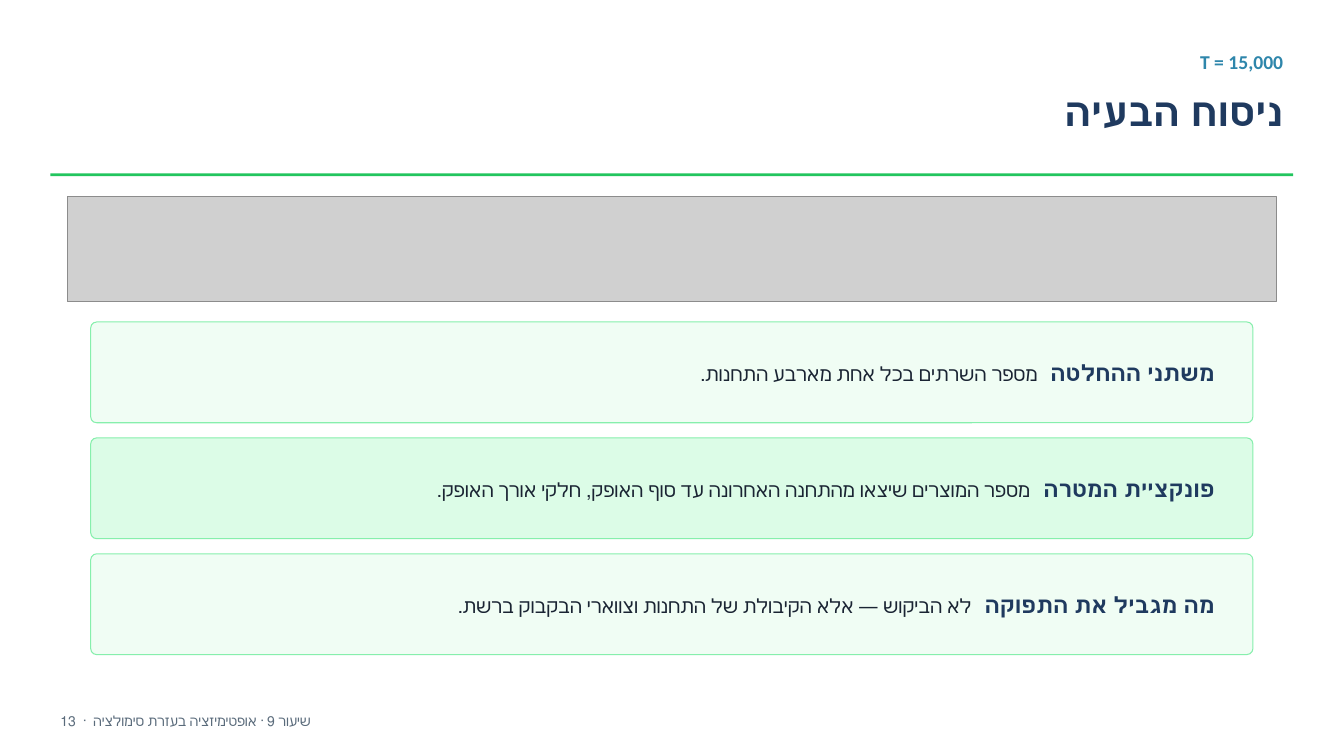
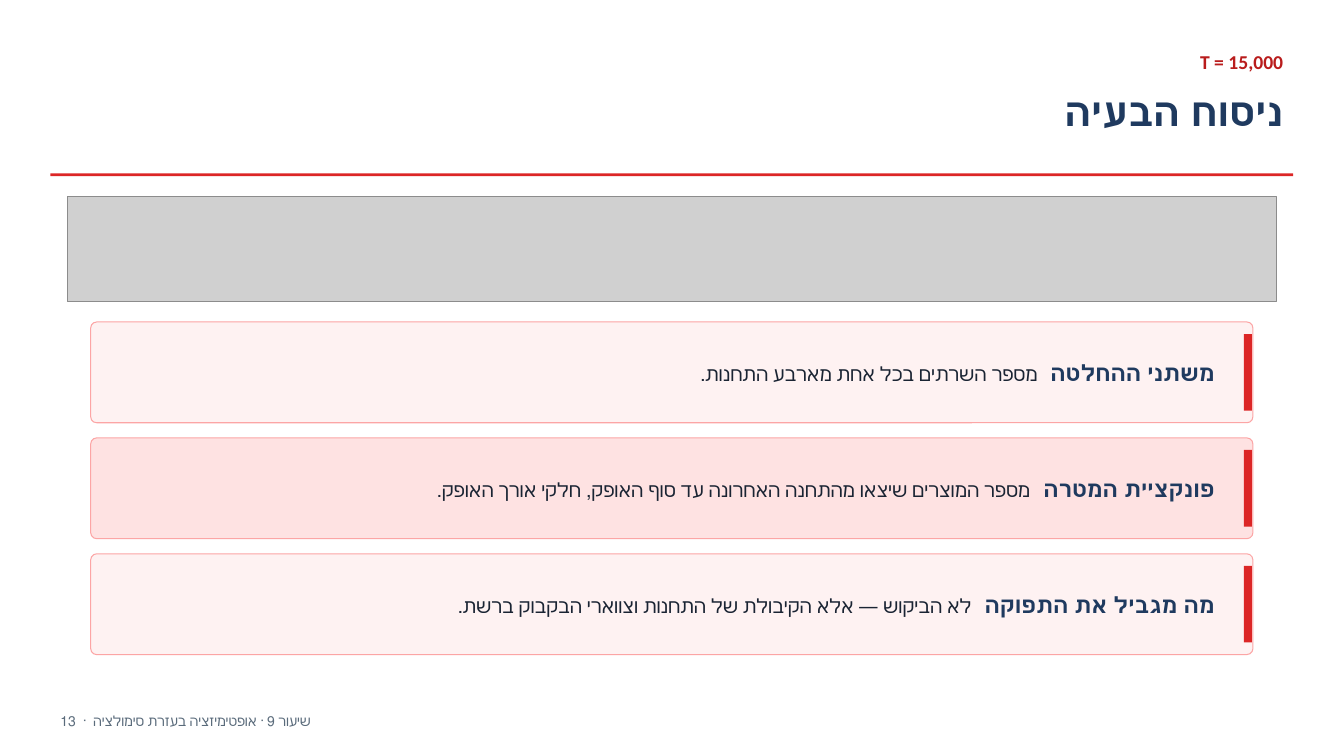
Before and after one commit to eliransher/sim_course, a slide deck: slide 14 of lectures/presentation/notebook_9_queueing_network_analysis.pptx. Drawn at 1344x756 pixels with LibreOffice and Linux fonts; fonts in the diff are those of the drawing; grey boxes stand for pictures. Boxes give left, top, right and bottom in pixels: in the first picture for what was removed or moved away, otherwise in the second. Text is boxed around its words. In the diff, an @@ line names an element or a change of style, - is before the commit and + after.

```diff
--- a/lectures/presentation/notebook_9_queueing_network_analysis.pptx
+++ b/lectures/presentation/notebook_9_queueing_network_analysis.pptx
@@ text "T = 15,000" at bbox=[1200, 56, 1283, 72]: text colour #2E86AB to #B91C1C @@
@@ rectangle at bbox=[50, 173, 1294, 176]: fill #22C55E to #DC2626 @@
@@ rounded rectangle at bbox=[91, 322, 1253, 422]: fill #F0FDF4 to #FEF2F2; outline #86EFAC 0.75 pt to #FCA5A5 0.75 pt @@
@@ rectangle added at bbox=[1244, 334, 1252, 410], fill #DC2626 @@
@@ rounded rectangle at bbox=[91, 438, 1253, 538]: fill #DCFCE7 to #FEE2E2; outline #86EFAC 0.75 pt to #FCA5A5 0.75 pt @@
@@ rectangle added at bbox=[1244, 450, 1252, 526], fill #DC2626 @@
@@ rounded rectangle at bbox=[91, 554, 1253, 654]: fill #F0FDF4 to #FEF2F2; outline #86EFAC 0.75 pt to #FCA5A5 0.75 pt @@
@@ rectangle added at bbox=[1244, 566, 1252, 642], fill #DC2626 @@
```
Also in this commit, not shown: 18 other slides changed, 3 other files.
